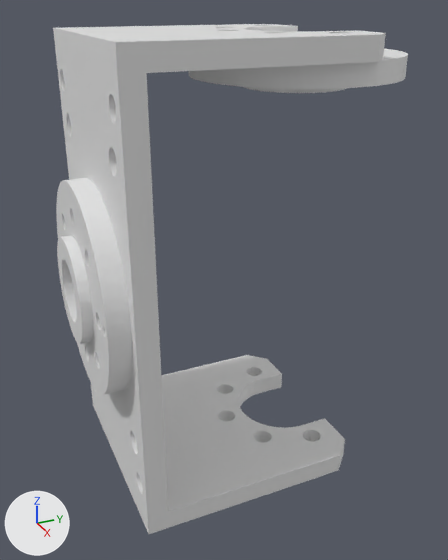
A saved change to the OBJ model melissa_mjcf/assets/r_elbow.obj.
Camera for both pictures: a camera (50 mm lens) standing at (0.0536, -0.0313, 0.0244) and looking at (0.0009, -0.0076, -0.002). The lights are fixed; the arrows at lower left show +X, +Y and +Z. The first picture is the older version. Where no turn or scale is listed for an object, it has been applied to the vertices.

In view in the first picture: 'r_elbow'.
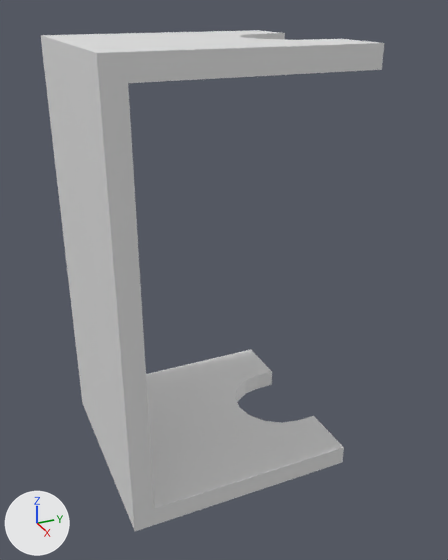
Where the change shows, as pixel boxes (x1, y1, x2, y2) in the pictures (448 x 560 px):
'r_elbow', reshaped: before (53, 24, 408, 534); after (41, 30, 384, 531)
part 1 of me_r_elbow, rebuilt: before (53, 24, 408, 534); after (41, 30, 384, 531)
part 2 of me_r_elbow, deleted: before (56, 178, 133, 395)

The edits, one by one:
me_r_elbow is used by ob_r_elbow; location (0.0, 0.0, 0.0).
me_r_elbow had 5631 vertices, 11472 faces and spanned x -0.0104..0.0116, y -0.023..0.01, z -0.0213..0.0217.
me_r_elbow now has 130 vertices, 256 faces and spans x -0.011..0.011, y -0.0212..0.0018, z -0.021..0.021.
me_r_elbow part 1: the loose piece of 4153 vertices spanning x -0.0104..0.0116, y -0.02..0.01, z -0.0213..0.0217 is rebuilt with 130 vertices and now spans x -0.011..0.011, y -0.0212..0.0018, z -0.021..0.021.
me_r_elbow part 2: the loose piece of 1478 vertices spanning x -0.0095..0.0105, y -0.023..-0.0188, z -0.0103..0.0097 is deleted.
